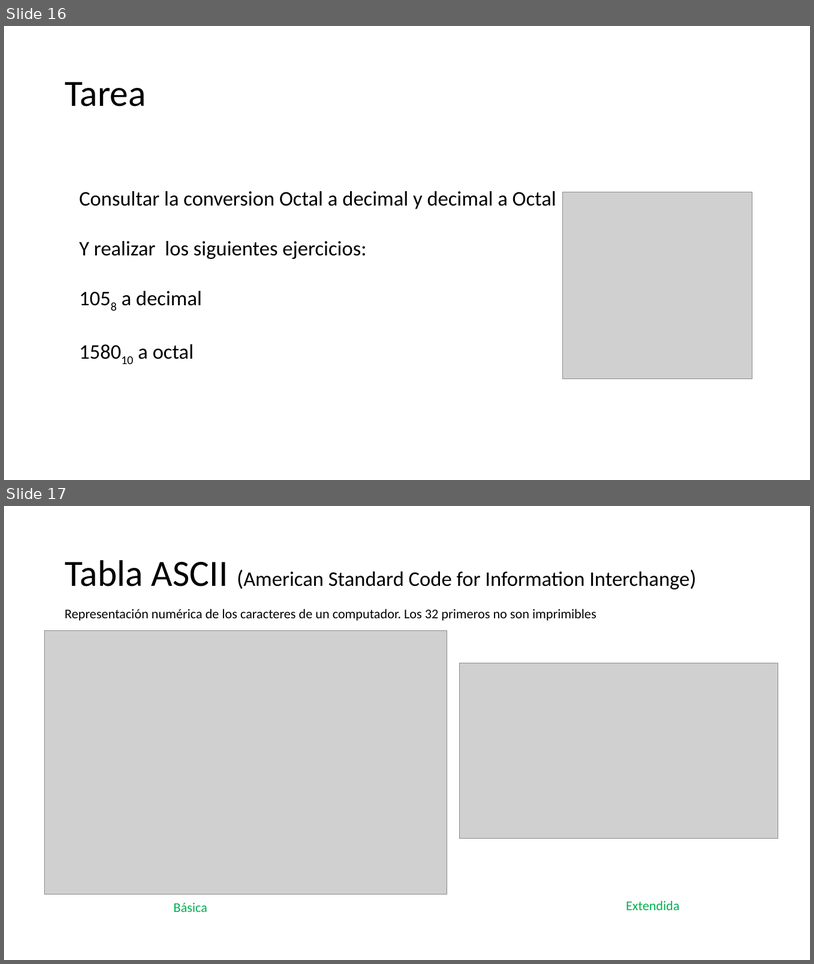
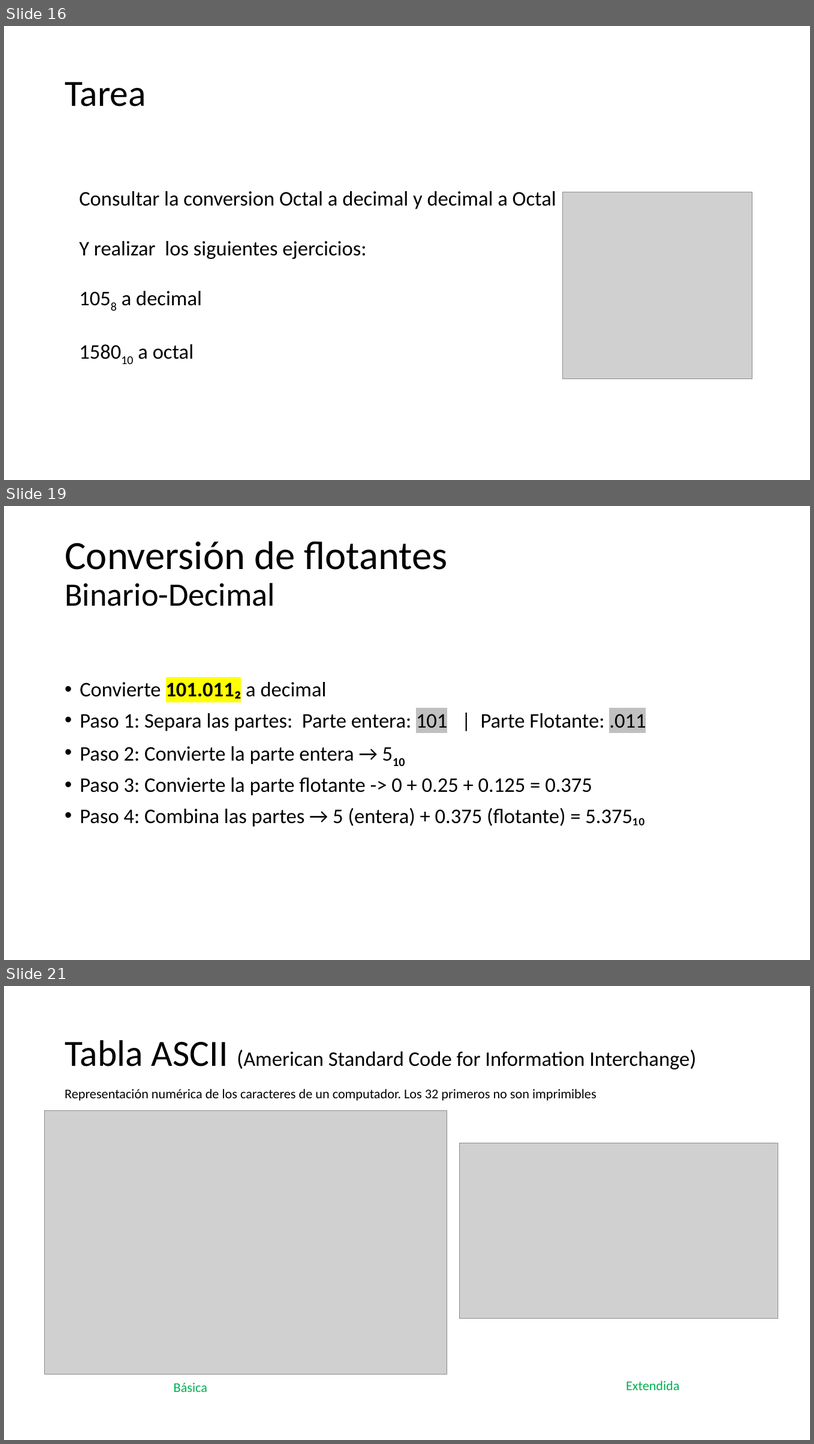
Before and after one commit to CesarLopez-Profe/Fundamentos_Programacion, a slide deck: Slides/2_Representacion&Conversiones.pptx. Shown one above the other, each under a label of ours: slides 16 and 17 before the commit, slides 16, 19 and 21 after it; the slides between them are not shown. The pictures are 814x964 and 814x1444 pixels, drawn with LibreOffice and Linux fonts; fonts in the diff are those of the drawing; grey boxes stand for pictures; background and template pictures are left out. Boxes give left, top, right and bottom in pixels: in the first picture for what was removed or moved away, otherwise in the second. Text is boxed around its words. In the diff, an @@ line names an element or a change of style, - is before the commit and + after.

```diff
--- a/Slides/2_Representacion&Conversiones.pptx
+++ b/Slides/2_Representacion&Conversiones.pptx
@@ slide 19 added at (x1=4, y1=506, x2=810, y2=960), background picture (left out) @@
@@ title added at (x1=65, y1=541, x2=448, y2=606), 54 pt, text #000000 @@
+Conversión de flotantes
+Binario-Decimal
@@ text added at (x1=80, y1=679, x2=646, y2=826), 28 pt, text #000000 @@
+• Convierte 101.011₂ a decimal
+• Paso 1: Separa las partes: Parte entera: 101 | Parte Flotante: .011
+• Paso 2: Convierte la parte entera → 510
+• Paso 3: Convierte la parte flotante -> 0 + 0.25 + 0.125 = 0.375
+• Paso 4: Combina las partes → 5 (entera) + 0.375 (flotante) = 5.375₁₀
@@ what was slide 17 is now slide 21 @@
```
Also in this commit, not shown: 3 other slides added, 2 other files.
